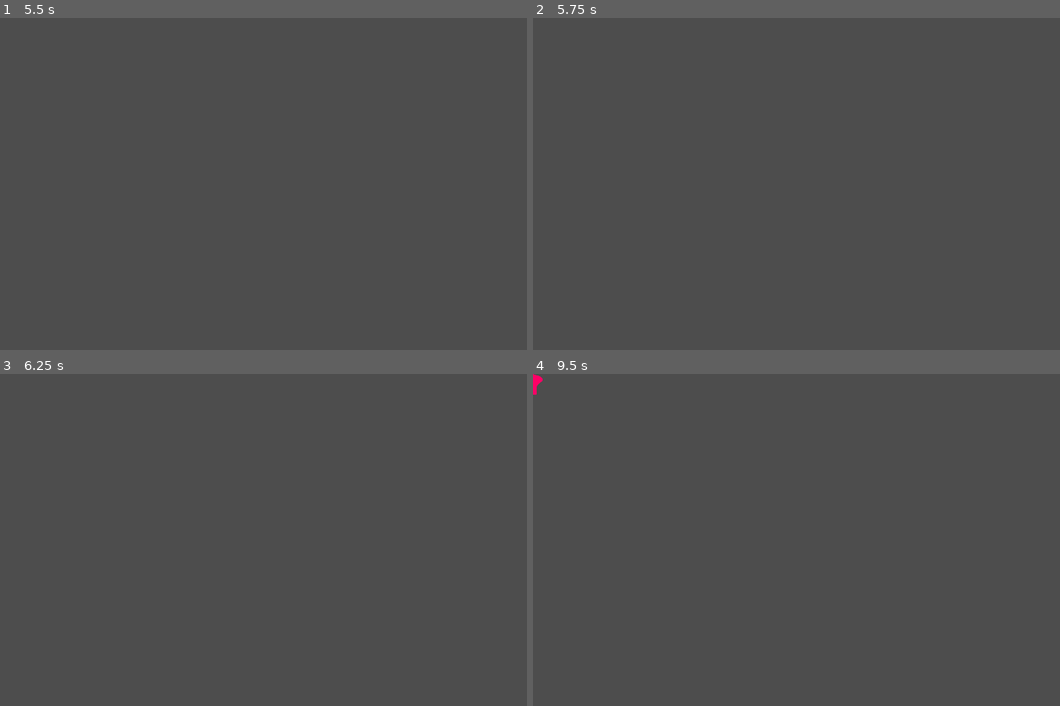
Above: before the commit, frames 1-4 (two rows, left to right).
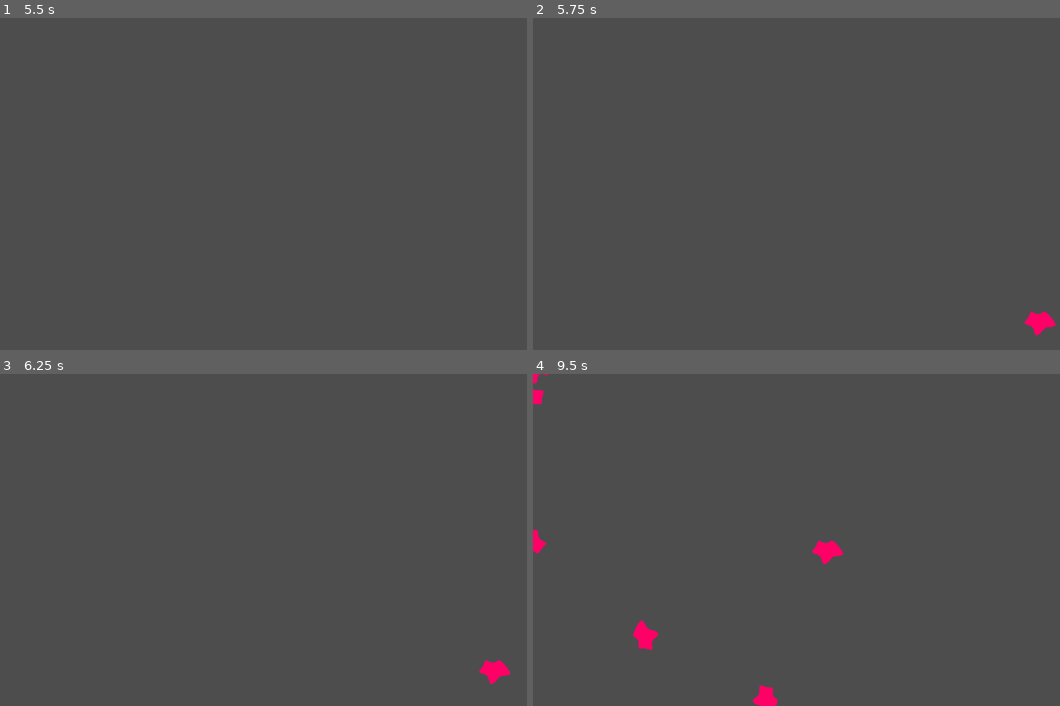
Above: after the commit, the same moments.

Repository: storyoftime66/ColorSurvivor
Game: Godot game, scene res://Levels/Main.tscn
Same seed, same stepped clock (60 frames per second), same inputs: the game is played once before the commit and once after it.
Inputs:
- Up to frame 1 (5.5 s): tap Enter at 0.5, 2, 3.5 s; hold D (move_right) 0.53-1.28 s; tap Space at 1.25, 2.75, 4.25 s; hold S (move_down) 1.28-2.03 s; hold D (move_right) 2.03-2.78 s; hold W (move_up) 2.78-3.53 s; hold A (move_left) 3.53-5.03 s; hold S (move_down) from 5.03 s (still down)
- Up to frame 2 (5.75 s): keep holding S (move_down)
- Up to frame 3 (6.25 s): release S (move_down) at 5.78 s; hold D (move_right) from 5.78 s (still down)
- Up to frame 4 (9.5 s): release D (move_right) at 6.53 s; hold W (move_up) 6.53-7.28 s; hold D (move_right) 7.28-8.03 s; hold S (move_down) 8.03-8.78 s; hold A (move_left) from 8.78 s (still down)

Frame 1 is identical in both runs. In frame 2, 0.2% of the frame differs, in the area x 93-100%, y 88-96%; in frame 3, 0.2%; in frame 4, 0.9%, in the area x 0-59%, y 0-100%.
Error in both runs: Compile Error: Identifier not found: velocity (res://characters/player/player_character.gd:60)

Commit message:
添加敌人重量

Diff:
--- a/characters/enemies/base_enemy.gd
+++ b/characters/enemies/base_enemy.gd
@@ -8,6 +8,7 @@
 @export var attack_damage: float = 5.0
 @export var speed: float = 100.0
 @export var health: float = 10.0
+@export var weight: float = 1.0
 @export var experience_amount: float = 10.0
 
 # 状态
@@ -17,7 +18,8 @@
 
 
 func _ready():
-	speed_force_length = speed * mass * linear_damp
+	speed_force_length = speed * weight * linear_damp
+	mass = weight
 
 
 # 受到伤害，返回实际受到的伤害值
--- a/characters/enemies/base_enemy.tscn
+++ b/characters/enemies/base_enemy.tscn
@@ -1,40 +1,34 @@
-[gd_scene load_steps=4 format=2]
+[gd_scene load_steps=4 format=3 uid="uid://52hu2acvry6v"]
 
-[ext_resource path="res://characters/enemies/base_enemy.gd" type="Script" id=1]
+[ext_resource type="Script" path="res://characters/enemies/base_enemy.gd" id="1"]
 
-[sub_resource type="CircleShape2D" id=1]
+[sub_resource type="CircleShape2D" id="1"]
 
-[sub_resource type="CircleShape2D" id=2]
+[sub_resource type="CircleShape2D" id="2"]
 radius = 20.025
 
 [node name="Enemy" type="RigidBody2D"]
 gravity_scale = 0.0
 linear_damp = 5.0
 angular_damp = 5.0
-script = ExtResource( 1 )
+script = ExtResource("1")
 
 [node name="BodyCollisionShape" type="CollisionShape2D" parent="."]
-shape = SubResource( 1 )
+shape = SubResource("1")
 
 [node name="AttackRange" type="Area2D" parent="."]
 collision_layer = 0
 collision_mask = 2
 
 [node name="CollisionShape2D" type="CollisionShape2D" parent="AttackRange"]
-shape = SubResource( 2 )
+shape = SubResource("2")
 
 [node name="AttackTimer" type="Timer" parent="."]
 wait_time = 0.5
-__meta__ = {
-"_editor_description_": "攻击间隔计时器"
-}
 
 [node name="MovementTimer" type="Timer" parent="."]
 wait_time = 0.25
 autostart = true
-__meta__ = {
-"_editor_description_": "移动推力改变计时器"
-}
 
 [connection signal="body_entered" from="AttackRange" to="." method="_on_AttackRange_body_entered"]
 [connection signal="body_exited" from="AttackRange" to="." method="_on_AttackRange_body_exited"]
--- a/managers/enemy_manager.gd
+++ b/managers/enemy_manager.gd
@@ -42,4 +42,5 @@
 	var experience = experience_scene.instantiate() as Experience
 	experience.amount = experience_amount
 	experience.position = pos
-	level_node.add_child(experience)
+#	level_node.add_child(experience)
+	level_node.call_deferred("add_child", experience)
--- a/managers/enemy_manager.tscn
+++ b/managers/enemy_manager.tscn
@@ -6,6 +6,7 @@
 script = ExtResource("1")
 
 [node name="EnemySpawning" type="Timer" parent="."]
+wait_time = 0.4
 autostart = true
 
 [connection signal="timeout" from="EnemySpawning" to="." method="_on_EnemySpawning_timeout"]
--- a/managers/player_manager.gd
+++ b/managers/player_manager.gd
@@ -15,7 +15,7 @@
 var player_orientation: float = 0.0
 var player_experience: float = 0.0
 var player_level: int = 1
-var player_level_experience_table = [10.0, 80.0, 640.0, 1600.0, 2880.0]
+var player_level_experience_table = [10.0, 80.0, 240, 640.0, 1600.0, 2880.0]
 
 
 func _ready():
@@ -29,8 +29,8 @@
 
 	# 赋予初始武器
 	WeaponManager.obtain_weapon(load("res://weapons/magic_missle/magic_missle.tscn"))
-#	WeaponManager.obtain_weapon(load("res://weapons/knifes/knifes.tscn"))
-#	WeaponManager.obtain_weapon(load("res://weapons/onion/onion.tscn"))
+	WeaponManager.obtain_weapon(load("res://weapons/knifes/knifes.tscn"))
+	WeaponManager.obtain_weapon(load("res://weapons/onion/onion.tscn"))
 
 
 # 更新玩家状态
@@ -66,4 +66,4 @@
 
 func player_upgrade():
 	player_level += 1
-	emit_signal("player_upgrade", player_level)
+	emit_signal("player_upgraded", player_level)
